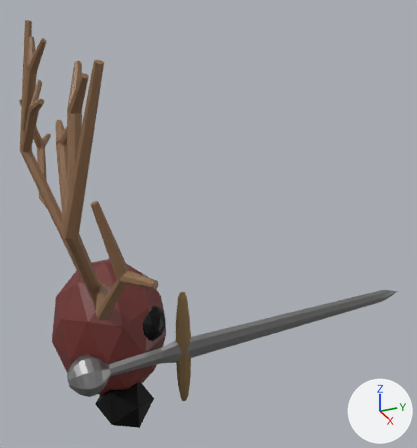
What one commit did to the glTF model public/models/azuki_king.glb.
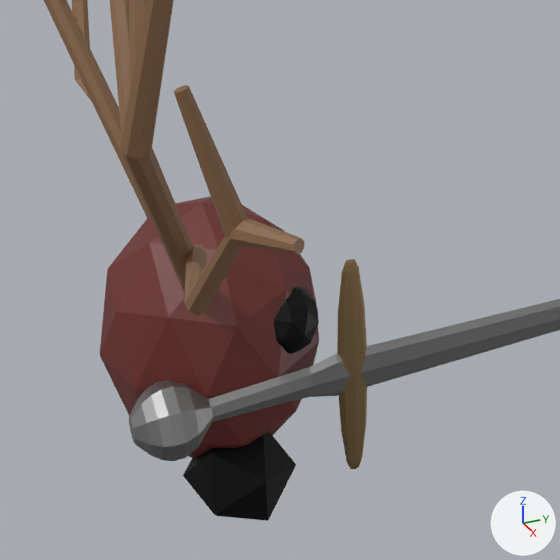
Old and new are each drawn whole from a 50 mm camera at (8.34, -1.89, 7.21) aimed at (-0.11, 1.91, 2.98) and again close up on the part from 0% to 70% of the width and 35% to 100% of the height. The axes (+X, +Y, +Z) are drawn at lower right. The lights are the same throughout. Vertices at the same position are counted once.

Objects in the first close-up: 'Body', 'Eye.R', 'Leg.R', 'Spear'.
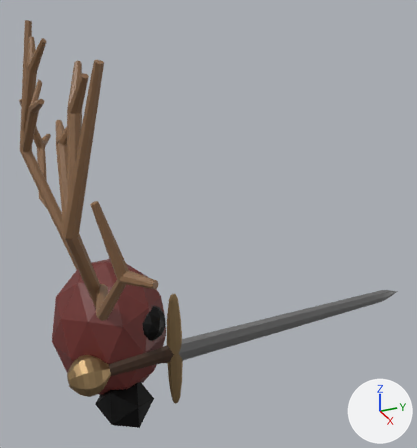
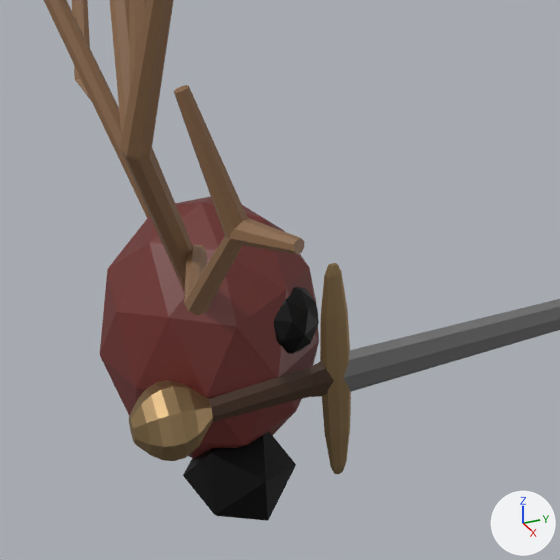
Boxes [x1, y1, x2, y2] around the edits, measured in the close-ups (560 x 560 px; the box of a moved part takes in the faces that stretch with it):
'Spear', reshaped
    before: [129, 259, 560, 469]
    after: [129, 263, 560, 474]
part 1 of me_circle_001, moved or reshaped
    before: [337, 259, 367, 375]
    after: [320, 263, 350, 380]
part 2 of me_circle_001, moved or reshaped
    before: [339, 371, 367, 469]
    after: [322, 376, 351, 474]
part 3 of me_circle_001, recoloured (grey to brown)
    both: [129, 380, 213, 461]
part 4 of me_circle_001, recoloured (grey to brown)
    both: [209, 362, 334, 422]

What changed in the scene script:
```text
Add mat_wood:
    mat_wood = principled_material('Wood')
    mat_wood.base_color = (0.0522, 0.023, 0.0101)  # brown #412a1a
Change me_circle_001:
    where me_circle_001.from_pydata(...)  # 168 vertices, 324 faces; spans x 0.63..1.28, y -0.93..5.49, z 0.23..2.41
    used by ob_spear; location = (0.0, 0.0, 0.0)
    me_circle_001 part 1: the loose piece of 32 vertices spanning x 0.88..1.03, y 0.83..1.12, z 1.31..2.41 is turned 180 degrees about the z axis through its middle, then moved by (0.0, -0.15, 0.0)
    me_circle_001 part 2: the loose piece of 32 vertices spanning x 0.88..1.03, y 0.83..1.12, z 0.23..1.33 is turned 180 degrees about the z axis through its middle, then moved by (0.0, -0.15, 0.0)
    me_circle_001 part 3: 102 faces spanning x 0.63..1.28, y -0.93..-0.3, z 0.99..1.62 switch from mat_silver (grey #9c9c9c) to mat_gold (brown #aa8f67)
    me_circle_001 part 4: 32 faces spanning x 0.85..1.07, y -0.3..0.82, z 1.08..1.53 switch from mat_silver (grey #9c9c9c) to mat_wood (brown #412a1a)
```
